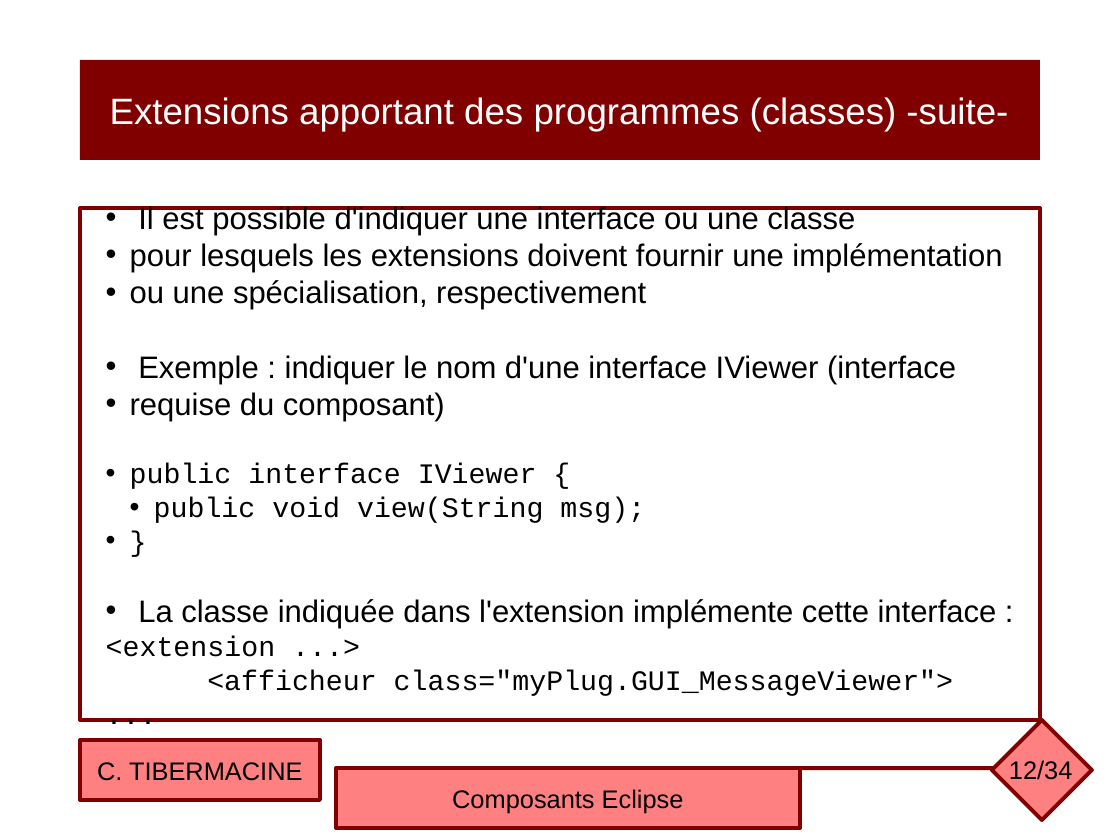
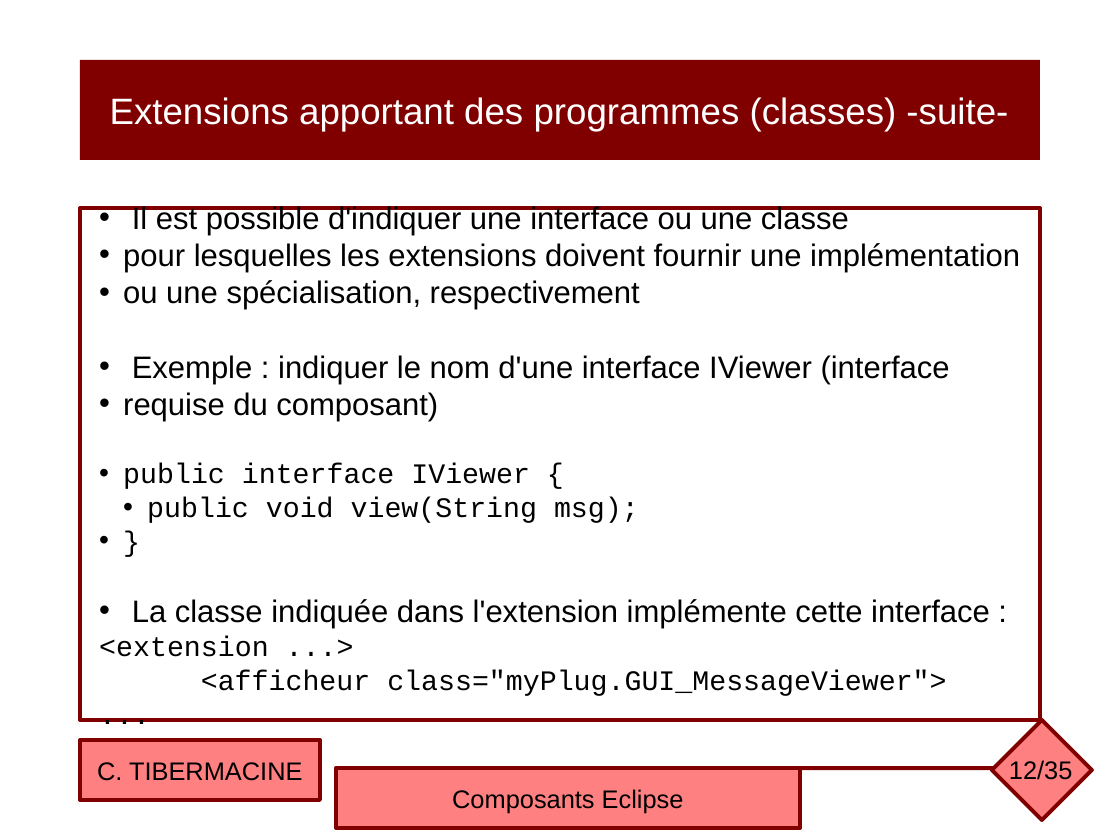
Before and after one commit to ctiber/composants, a slide deck: slide 12 of cours/cours4.odp. Drawn at 1120x840 pixels with LibreOffice and Linux fonts; fonts in the diff are those of the drawing. Boxes give left, top, right and bottom in pixels: in the first picture for what was removed or moved away, otherwise in the second. Text is boxed around its words. In the diff, an @@ line names an element or a change of style, - is before the commit and + after.

```diff
--- a/cours/cours4.odp
+++ b/cours/cours4.odp
@@ text in rectangle at (123, 243, 1020, 272): text changed @@
-• pour lesquels les extensions doivent fournir une implémentation
+• pour lesquelles les extensions doivent fournir une implémentation
@@ page number at (1009, 760, 1073, 780): text changed @@
-12/34
+12/35
```
Also in this commit, not shown: 10 other slides changed, 1 slide added, 1 other file.
